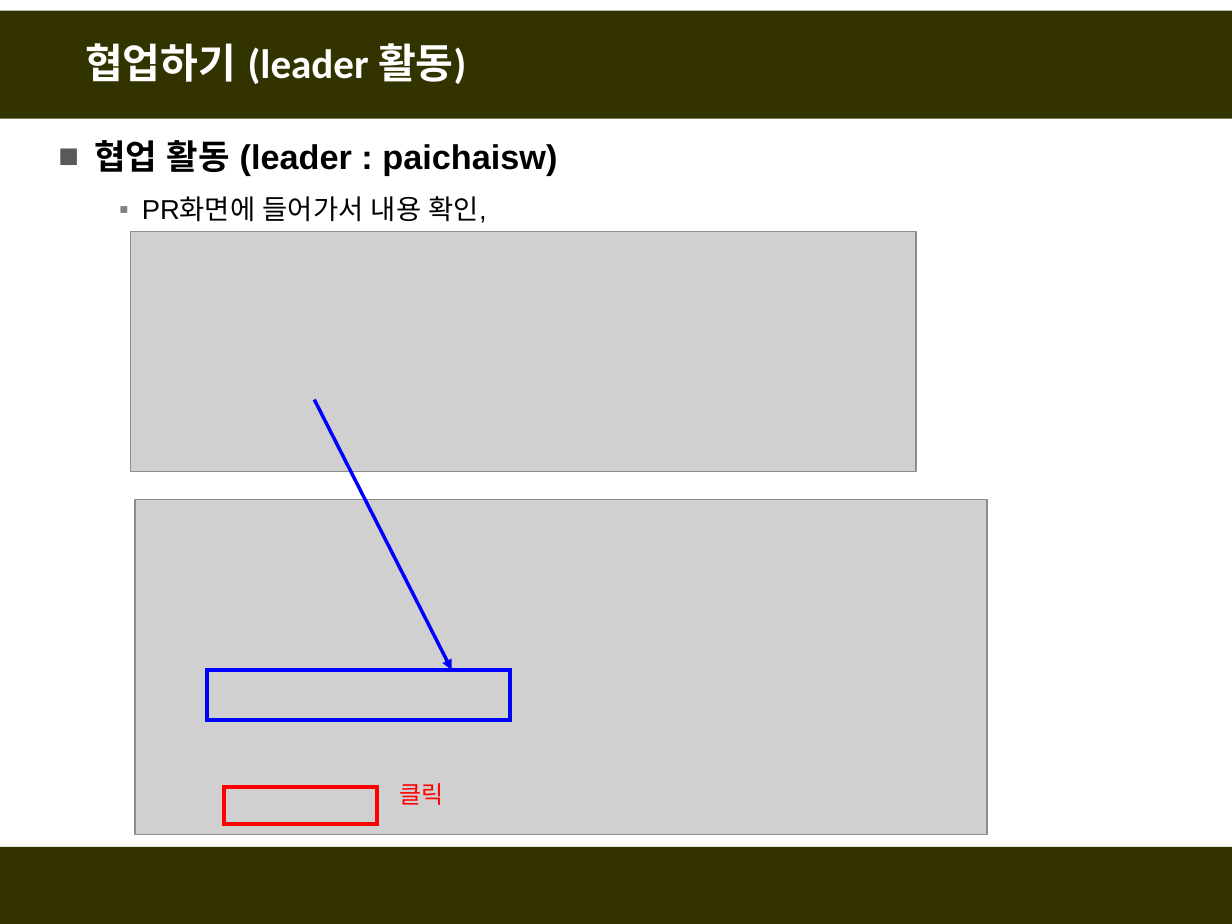
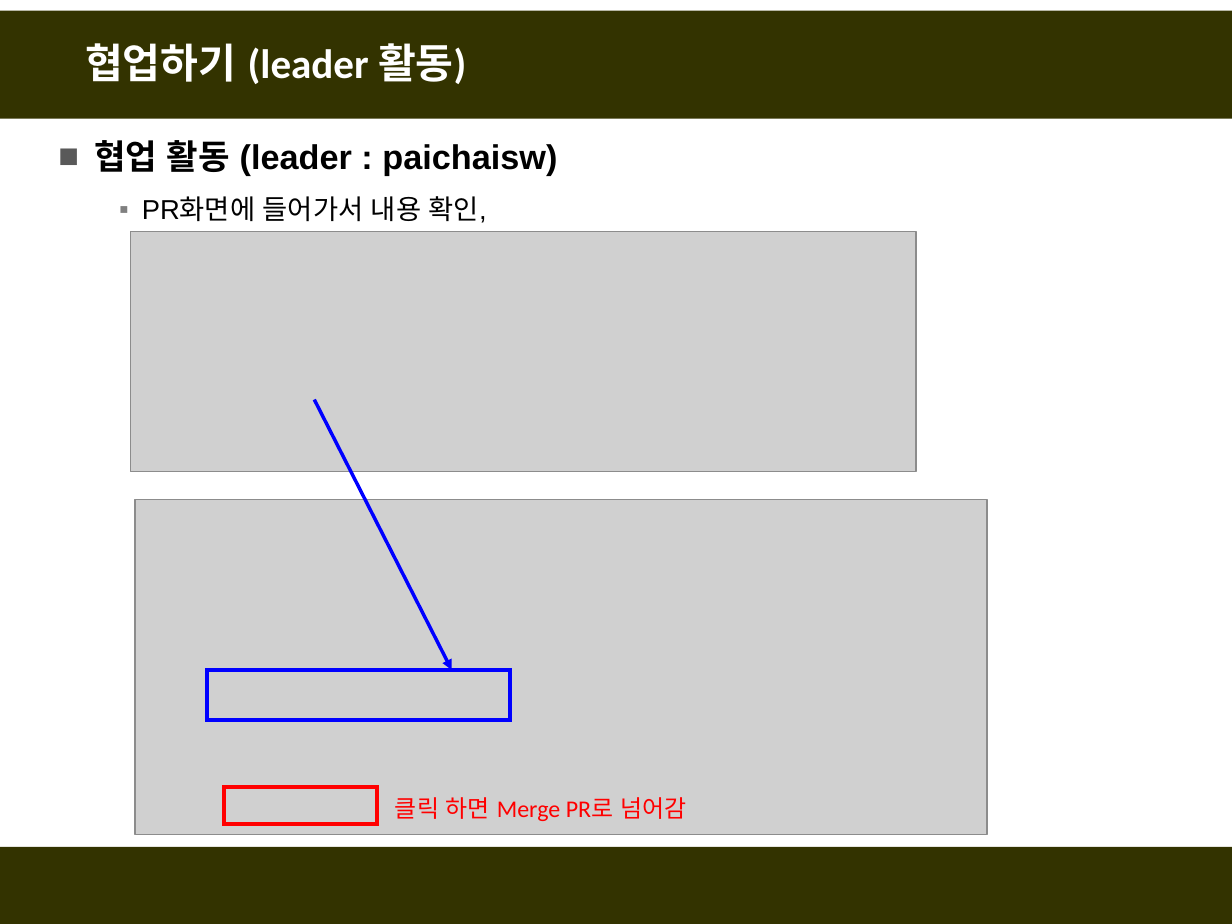
Before and after one commit to fasthill/github-lecture, a slide deck: slide 62 of git및github첫걸음4-협업하기.pptx. Drawn at 1232x924 pixels with LibreOffice and Linux fonts; fonts in the diff are those of the drawing; grey boxes stand for pictures. Boxes give left, top, right and bottom in pixels: in the first picture for what was removed or moved away, otherwise in the second. Text is boxed around its words. In the diff, an @@ line names an element or a change of style, - is before the commit and + after.

```diff
--- a/git및github첫걸음4-협업하기.pptx
+++ b/git및github첫걸음4-협업하기.pptx
@@ text at (x1=395, y1=797, x2=686, y2=821): text changed @@
-클릭
+클릭 하면 Merge PR로 넘어감
```
Also in this commit, not shown: 9 other slides changed, 5 slides added, 35 slides removed.
